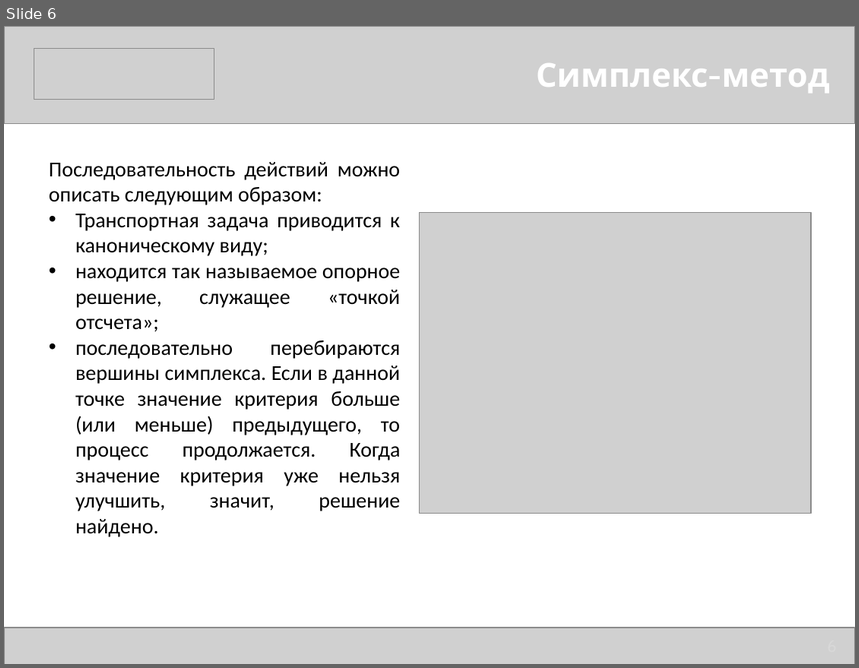
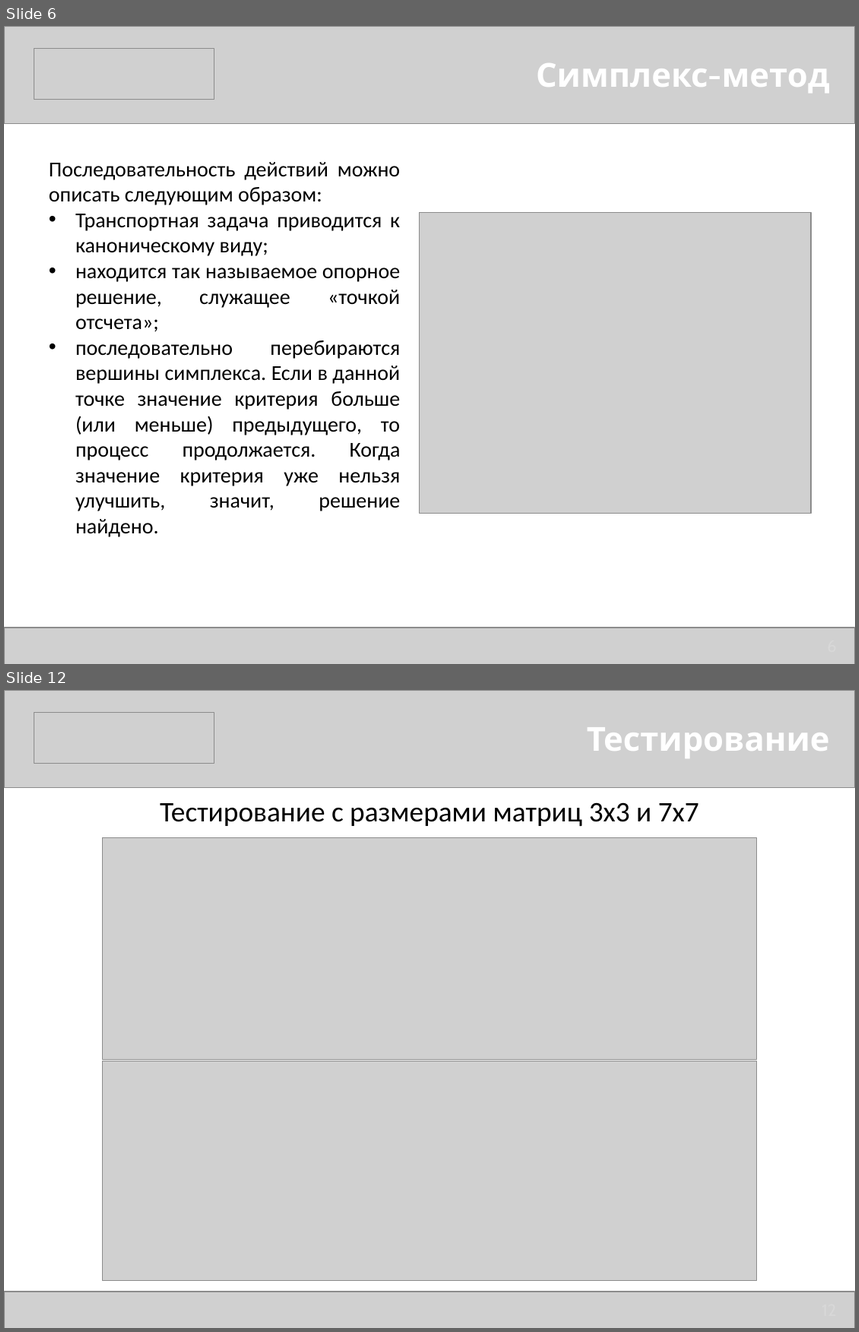
Before and after one commit to multifacs/transport-problem-new, a slide deck: Grischenko_VKR.pptx. Shown one above the other, each under a label of ours: slide 6 before the commit, slides 6 and 12 after it; the slides between them are not shown. The pictures are 859x668 and 859x1332 pixels, drawn with LibreOffice and Linux fonts; fonts in the diff are those of the drawing; grey boxes stand for pictures. Boxes give left, top, right and bottom in pixels: in the first picture for what was removed or moved away, otherwise in the second. Text is boxed around its words. In the diff, an @@ line names an element or a change of style, - is before the commit and + after.

```diff
--- a/Grischenko_VKR.pptx
+++ b/Grischenko_VKR.pptx
@@ slide 12 added at [4, 690, 855, 1328], background #FFFFFF @@
@@ picture added at [4, 690, 855, 788] @@
@@ picture added at [34, 712, 215, 763] @@
@@ text added at [587, 727, 830, 758], 28 pt, text #FFFFFF, bold @@
+Тестирование
@@ title added at [160, 802, 699, 826], 24 pt, text #000000 @@
+Тестирование с размерами матриц 3x3 и 7х7
@@ picture added at [102, 837, 756, 1059] @@
@@ picture added at [102, 1061, 756, 1281] @@
@@ picture added at [4, 1292, 855, 1328] @@
```
Also in this commit, not shown: 5 slides changed, 2 other slides added, 13 other files.
